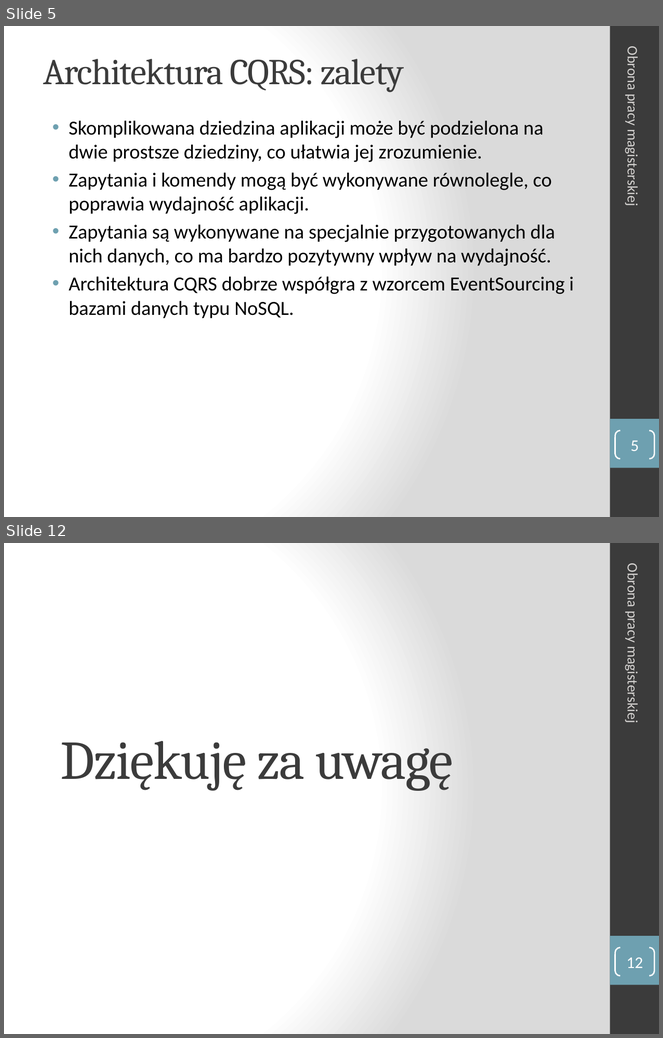
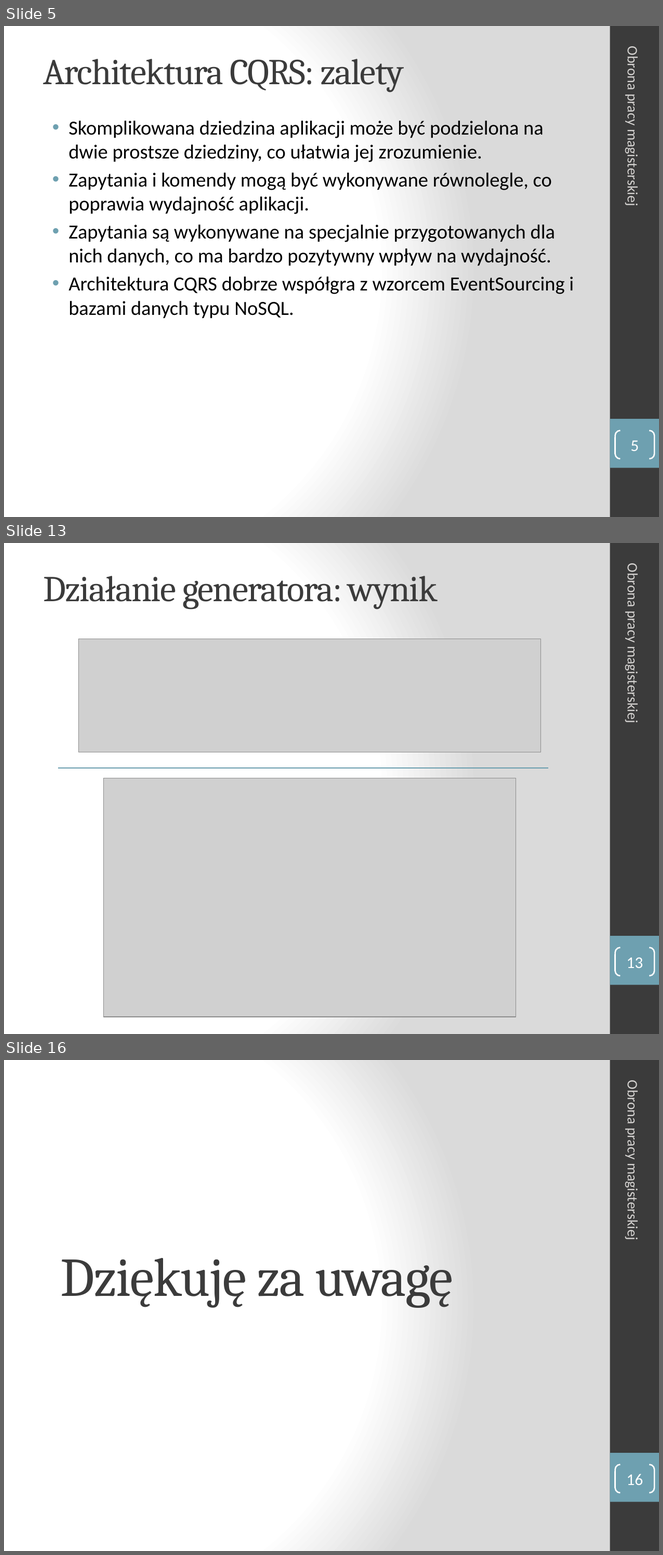
Before and after one commit to manisero/MasterThesis, a slide deck: thesis/presentation/presentation.pptx. Shown one above the other, each under a label of ours: slides 5 and 12 before the commit, slides 5, 13 and 16 after it; the slides between them are not shown. The pictures are 663x1038 and 663x1555 pixels, drawn with LibreOffice and Linux fonts; fonts in the diff are those of the drawing; grey boxes stand for pictures. Boxes give left, top, right and bottom in pixels: in the first picture for what was removed or moved away, otherwise in the second. Text is boxed around its words. In the diff, an @@ line names an element or a change of style, - is before the commit and + after.

```diff
--- a/thesis/presentation/presentation.pptx
+++ b/thesis/presentation/presentation.pptx
@@ slide 13 added at (4, 543, 659, 1034), background gradient #FFFFFF to #DADADA; not listed: 2 template elements that a slide beside it also shows @@
@@ text added at (624, 567, 642, 721), 16 pt, text #D4D2D0 @@
+Obrona pracy magisterskiej
@@ title added at (44, 576, 438, 609), 40 pt, text #3B3B3B @@
+Działanie generatora: wynik
@@ picture added at (79, 639, 541, 753) @@
@@ line added from (59, 768) to (548, 768), #6A9DAE 1 pt @@
@@ picture added at (104, 778, 516, 1017) @@
@@ page number added at (616, 948, 655, 976), outline #FFFFFF 1.5 pt, 18 pt, text #FFFFFF @@
+13
@@ what was slide 12 is now slide 16 @@
@@ page number at (626, 1474, 643, 1485): text changed @@
-12
+16
```
Also in this commit, not shown: 7 slides changed, 4 other slides added, 1 slide removed, 6 other files.
